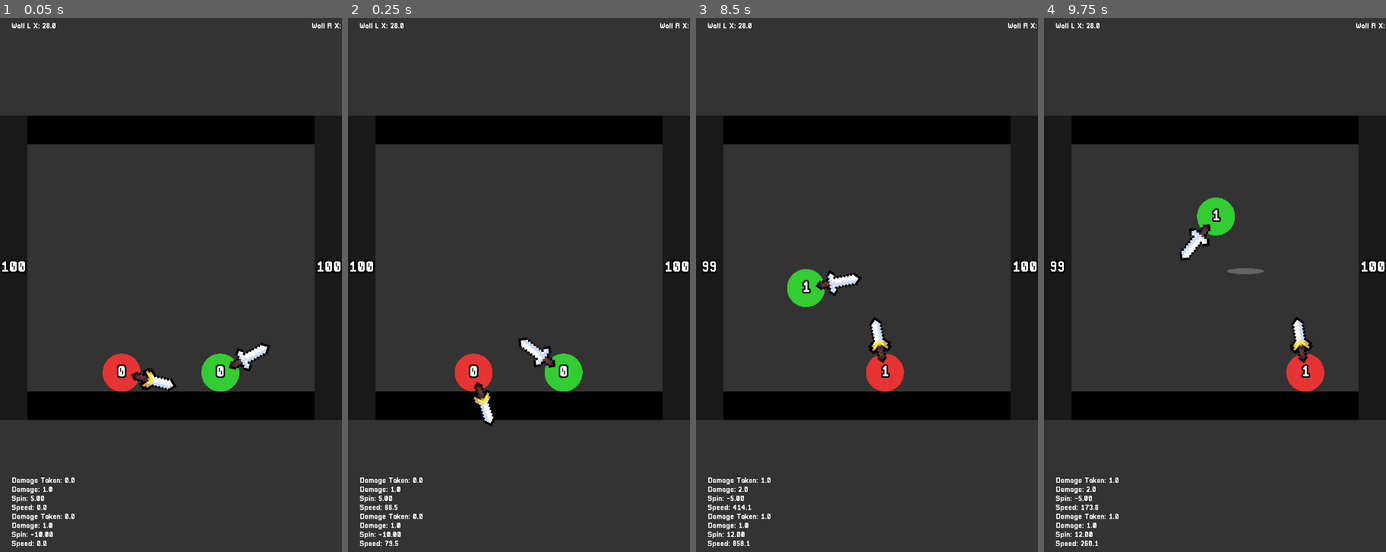
Above: before the commit, frames 1-4 (left to right).
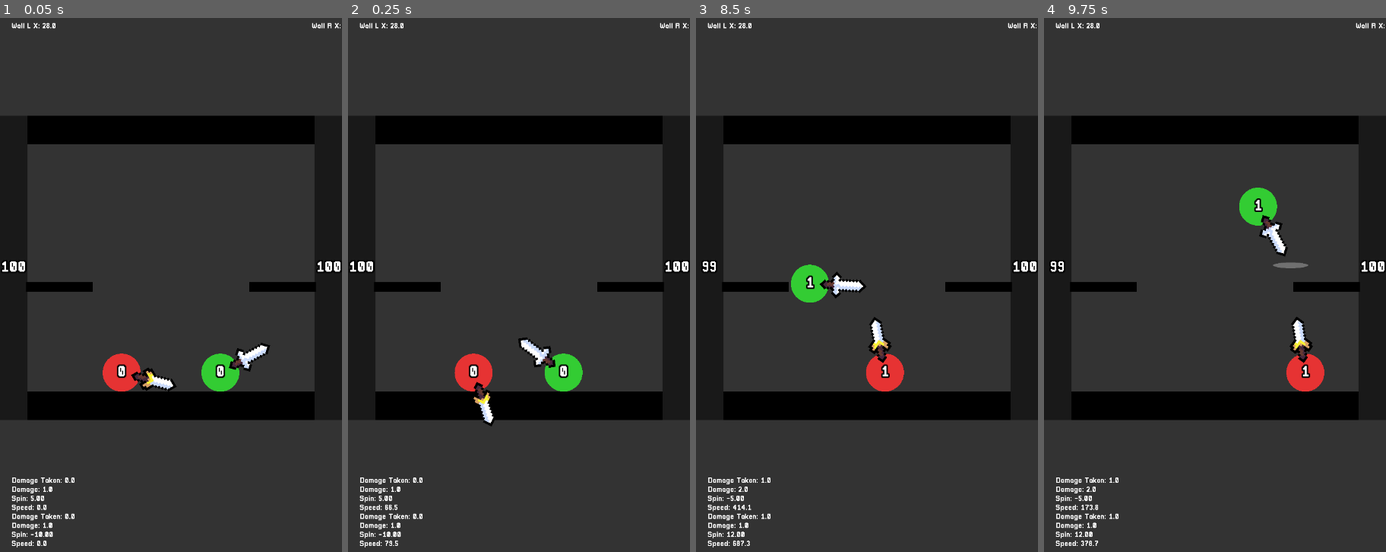
Above: after the commit, the same moments.

Repository: HarryLin349/Super-Smash-Balls
Game: Godot game, scene res://Main.tscn
The game is run twice, just before and just after one commit, with the same random seed, the same clock (stepped at 60 frames per second) and the same inputs.
Inputs:
- Up to frame 1 (0.05 s): no input
- Up to frame 2 (0.25 s): no input
- Up to frame 3 (8.5 s): no input
- Up to frame 4 (9.75 s): no input

The runs differ from the first frame. In frame 1, 0.7% of the frame differs, in the area x 7-93%, y 49-52%; in frame 2, 0.7%; in frame 3, 1.4%; in frame 4, 2.7%, in the area x 7-93%, y 31-99%.

Commit message:
add platforms

Diff:
--- a/Ball.gd
+++ b/Ball.gd
@@ -188,6 +188,7 @@
 	hp_label.add_theme_color_override("font_color", Color(1, 1, 1, 1))
 	hp_label.add_theme_color_override("font_outline_color", Color(0, 0, 0, 1))
 	hp_label.add_theme_constant_override("outline_size", 12)
+	hp_label.pivot_offset = hp_label.size * 0.5
 
 func _update_hp_label_transform() -> void:
 	hp_label.rotation = -rotation
--- a/Main.gd
+++ b/Main.gd
@@ -3,6 +3,10 @@
 @export var arena_size := 520.0
 @export var wall_thickness := 60.0
 @export var arena_offset_y := -100.0
+@export var platform_width := 140.0
+@export var platform_height := 20.0
+@export var platform_inset := -45.0
+@export var platform_height_offset := 40.0
 @export var out_of_bounds_min_x := -100.0
 @export var out_of_bounds_max_x := 1000.0
 @export var slowmo_scale := 0.5
@@ -14,6 +18,8 @@
 @onready var wall_top: StaticBody2D = $Walls/WallTop
 @onready var wall_left: Wall = $Walls/WallLeft
 @onready var wall_right: Wall = $Walls/WallRight
+@onready var platform_left: StaticBody2D = $Platforms/PlatformLeft
+@onready var platform_right: StaticBody2D = $Platforms/PlatformRight
 @onready var left_stats: Label = $UI/LeftStats
 @onready var right_stats: Label = $UI/RightStats
 @onready var game_label: Label = $UI/GameLabel
@@ -65,6 +71,12 @@
 	ball_left.floor_y = floor_y
 	ball_right.floor_y = floor_y
 	_update_wall_x_labels()
+
+	var platform_y := center.y + platform_height_offset
+	var left_x := center.x - arena_size_value * 0.5 + platform_inset + platform_width * 0.5
+	var right_x := center.x + arena_size_value * 0.5 - platform_inset - platform_width * 0.5
+	_set_platform(platform_left, Vector2(left_x, platform_y), Vector2(platform_width, platform_height))
+	_set_platform(platform_right, Vector2(right_x, platform_y), Vector2(platform_width, platform_height))
 
 func _check_out_of_bounds() -> void:
 	if is_instance_valid(ball_left) and _is_out_of_bounds(ball_left.global_position.x):
@@ -124,6 +136,21 @@
 			var rect_sensor: RectangleShape2D = sensor_rect
 			rect_sensor.size = size
 
+func _set_platform(platform: StaticBody2D, position_value: Vector2, size: Vector2) -> void:
+	var collision_shape: CollisionShape2D = platform.get_node("CollisionShape2D")
+	var shape := collision_shape.shape
+	if shape is RectangleShape2D:
+		var rect_shape: RectangleShape2D = shape
+		rect_shape.size = size
+	collision_shape.one_way_collision = true
+	collision_shape.one_way_collision_margin = 8.0
+	platform.position = position_value
+	if platform.has_node("Visual"):
+		var visual: ColorRect = platform.get_node("Visual")
+		visual.color = Color(0, 0, 0, 1)
+		visual.size = size
+		visual.position = -size * 0.5
+
 func _on_damage_taken_changed(ball_id: int, damage_taken: float) -> void:
 	var damage_value := ball_left.damage if ball_id == 1 else ball_right.damage
 	_update_stats(ball_id, damage_taken, damage_value)
--- a/Main.tscn
+++ b/Main.tscn
@@ -20,6 +20,9 @@
 
 [sub_resource type="RectangleShape2D" id="5"]
 size = Vector2(18, 200)
+
+[sub_resource type="RectangleShape2D" id="7"]
+size = Vector2(140, 10)
 
 [node name="Main" type="Node2D"]
 script = ExtResource("1")
@@ -88,6 +91,22 @@
 [node name="CollisionShape2D" type="CollisionShape2D" parent="Walls/WallRight/Sensor"]
 shape = SubResource("5")
 
+[node name="Platforms" type="Node2D" parent="."]
+
+[node name="PlatformLeft" type="StaticBody2D" parent="Platforms"]
+
+[node name="CollisionShape2D" type="CollisionShape2D" parent="Platforms/PlatformLeft"]
+shape = SubResource("7")
+
+[node name="Visual" type="ColorRect" parent="Platforms/PlatformLeft"]
+
+[node name="PlatformRight" type="StaticBody2D" parent="Platforms"]
+
+[node name="CollisionShape2D" type="CollisionShape2D" parent="Platforms/PlatformRight"]
+shape = SubResource("7")
+
+[node name="Visual" type="ColorRect" parent="Platforms/PlatformRight"]
+
 [node name="BallLeft" parent="." instance=ExtResource("2")]
 
 [node name="BallRight" parent="." instance=ExtResource("3")]
Not shown: 1 places in Main.tscn that only renumber resources
